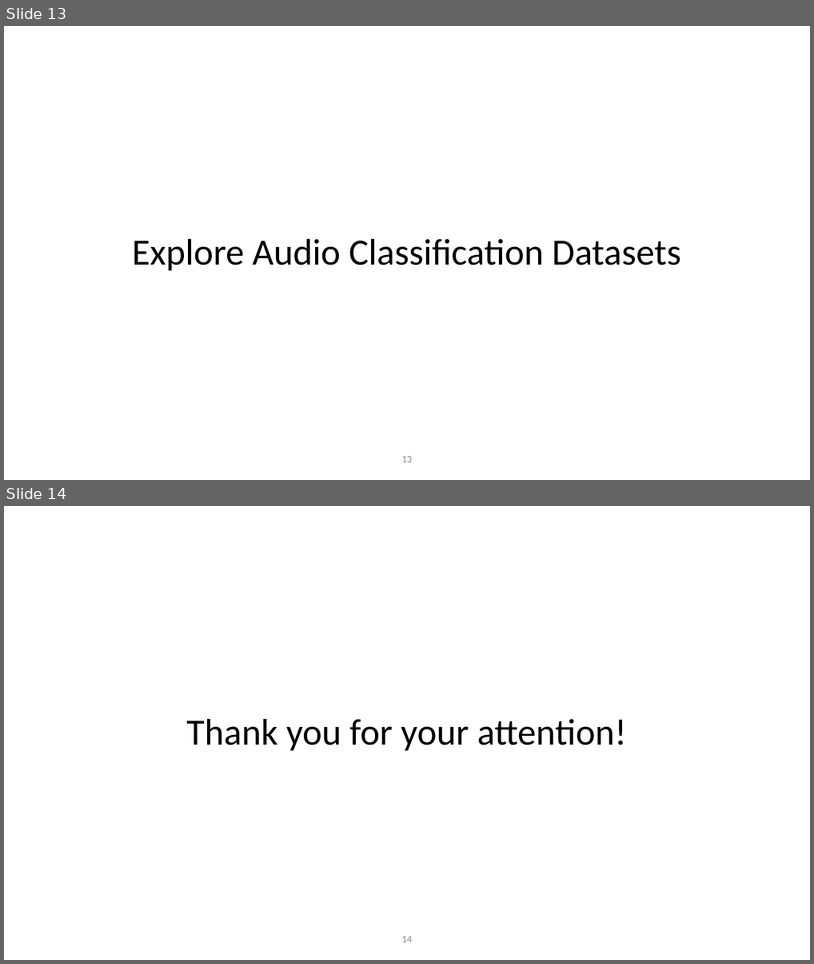
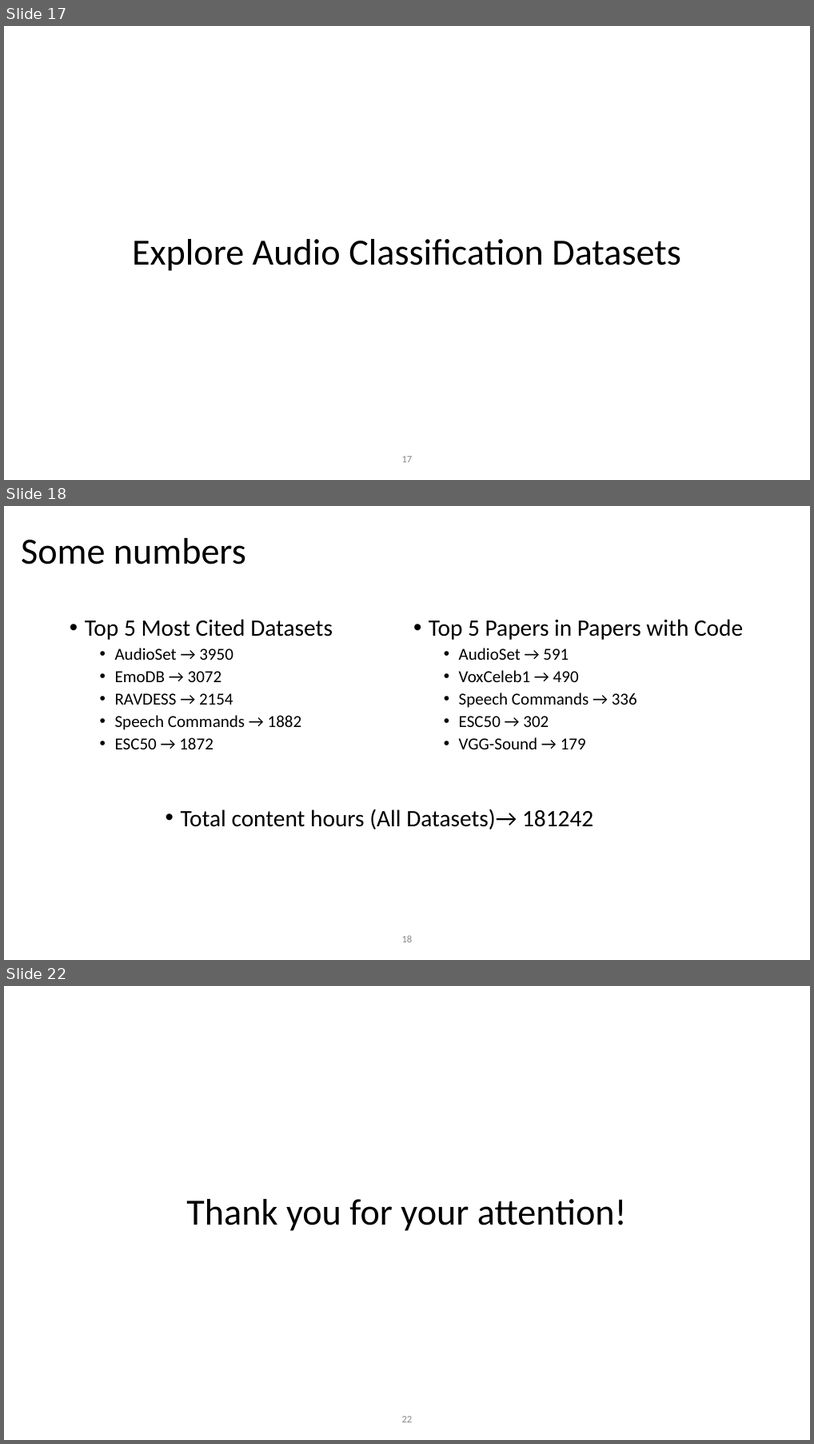
Before and after one commit to lookinALX/Data_Science_and_Co_TU_Wien, a slide deck: BA/datasets_survey_presentation.pptx. Shown one above the other, each under a label of ours: slides 13 and 14 before the commit, slides 17, 18 and 22 after it; the slides between them are not shown. The pictures are 814x964 and 814x1444 pixels, drawn with LibreOffice and Linux fonts; fonts in the diff are those of the drawing; background and template pictures are left out. Boxes give left, top, right and bottom in pixels: in the first picture for what was removed or moved away, otherwise in the second. Text is boxed around its words. In the diff, an @@ line names an element or a change of style, - is before the commit and + after.

```diff
--- a/BA/datasets_survey_presentation.pptx
+++ b/BA/datasets_survey_presentation.pptx
@@ slide 18 added at [4, 506, 810, 960], background picture (left out) @@
@@ title added at [21, 538, 246, 564], 44 pt, text #000000 @@
+Some numbers
@@ text added at [85, 619, 333, 749], 20 pt, text #000000 @@
+• Top 5 Most Cited Datasets
+  • AudioSet → 3950
+  • EmoDB → 3072
+  • RAVDESS → 2154
+  • Speech Commands → 1882
+  • ESC50 → 1872
@@ text added at [429, 619, 743, 749], 20 pt, text #000000 @@
+• Top 5 Papers in Papers with Code
+  • AudioSet → 591
+  • VoxCeleb1 → 490
+  • Speech Commands → 336
+  • ESC50 → 302
+  • VGG-Sound → 179
@@ text added at [181, 808, 594, 829], 28 pt, text #000000 @@
+• Total content hours (All Datasets)→ 181242
@@ page number added at [402, 935, 413, 942], 12 pt, text #8C8C8C @@
+18
@@ what was slide 13 is now slide 17 @@
@@ page number at [402, 456, 413, 462]: text changed @@
-13
+17
@@ what was slide 14 is now slide 22 @@
@@ page number at [402, 1416, 413, 1422]: text changed @@
-14
+22
```
Also in this commit, not shown: 2 slides changed, 7 other slides added, 1 other file.
